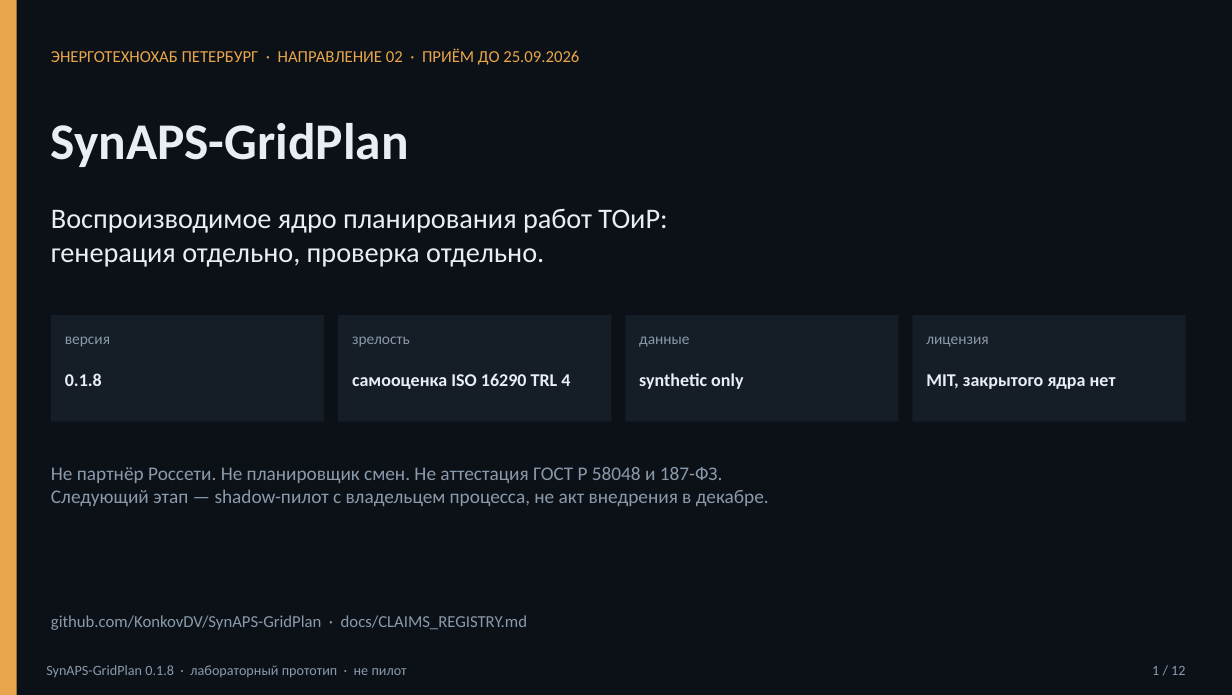
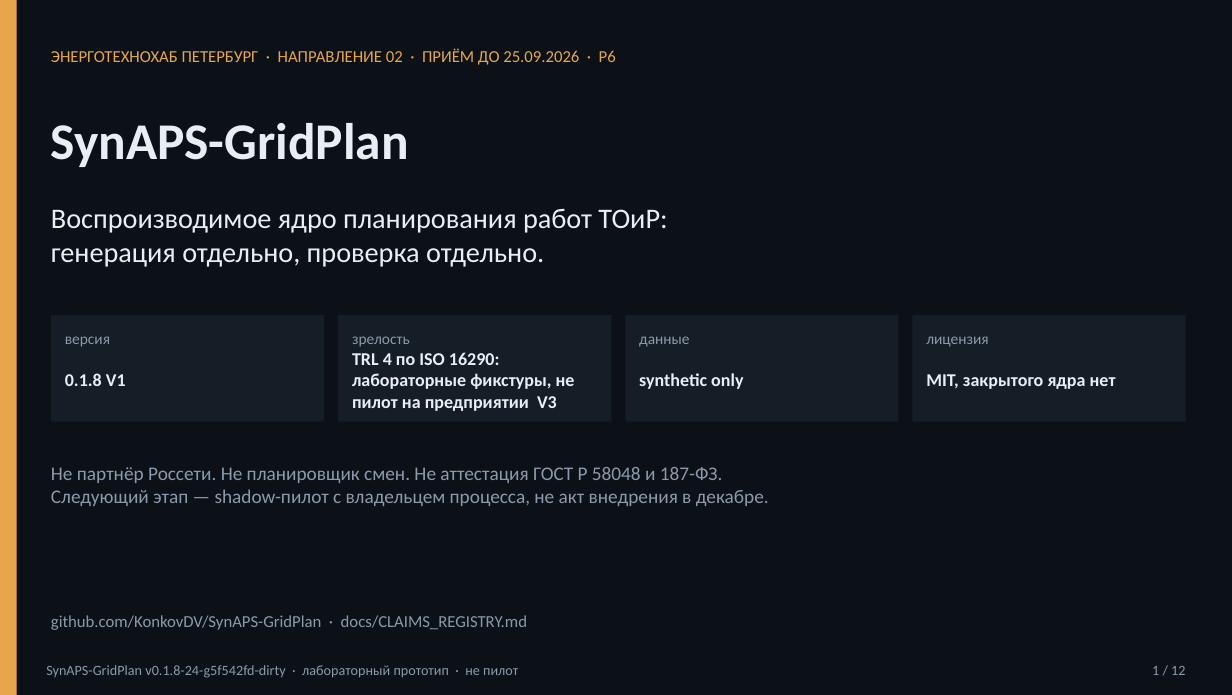
Before and after one commit to KonkovDV/SynAPS-GridPlan, a slide deck: slide 1 of SynAPS_v8_Evidence.pptx. Drawn at 1232x695 pixels with LibreOffice and Linux fonts; fonts in the diff are those of the drawing. Boxes give left, top, right and bottom in pixels: in the first picture for what was removed or moved away, otherwise in the second. Text is boxed around its words. In the diff, an @@ line names an element or a change of style, - is before the commit and + after.

```diff
--- a/SynAPS_v8_Evidence.pptx
+++ b/SynAPS_v8_Evidence.pptx
@@ text at box(51, 48, 616, 65): text changed @@
-ЭНЕРГОТЕХНОХАБ ПЕТЕРБУРГ · НАПРАВЛЕНИЕ 02 · ПРИЁМ ДО 25.09.2026
+ЭНЕРГОТЕХНОХАБ ПЕТЕРБУРГ · НАПРАВЛЕНИЕ 02 · ПРИЁМ ДО 25.09.2026 · P6
@@ text at box(352, 352, 575, 411): text changed @@
-самооценка ISO 16290 TRL 4
+TRL 4 по ISO 16290: лабораторные фикстуры, не пилот на предприятии V3
@@ text at box(65, 373, 126, 386): text changed @@
-0.1.8
+0.1.8 V1
@@ text at box(46, 665, 518, 678): text changed @@
-SynAPS-GridPlan 0.1.8 · лабораторный прототип · не пилот
+SynAPS-GridPlan v0.1.8-24-g5f542fd-dirty · лабораторный прототип · не пилот
```
Also in this commit, not shown: 11 other slides changed, 16 other files.
